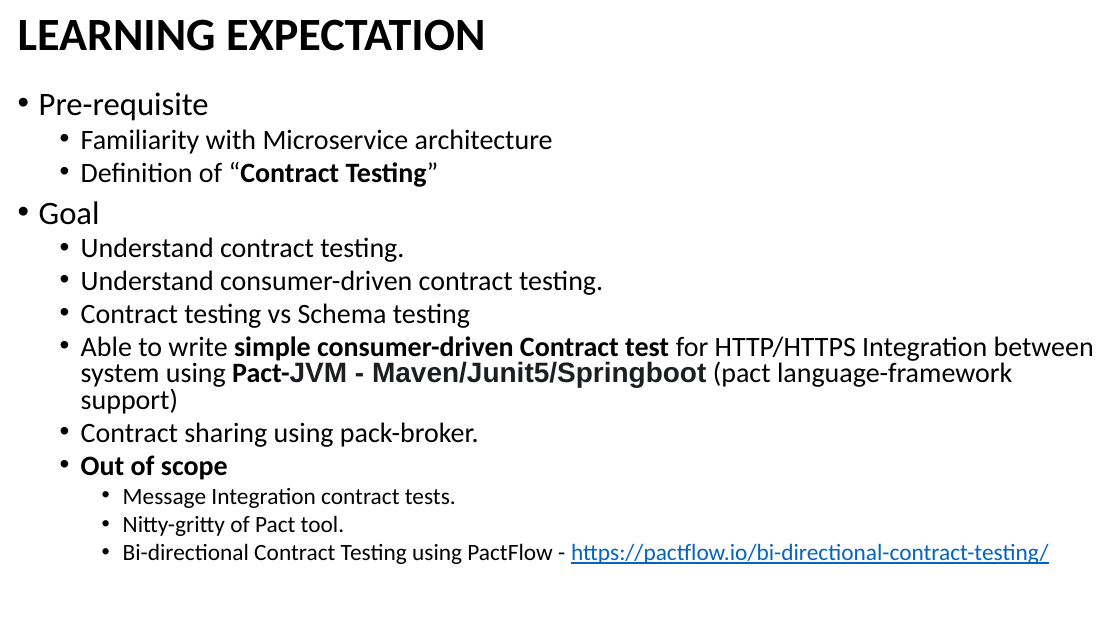
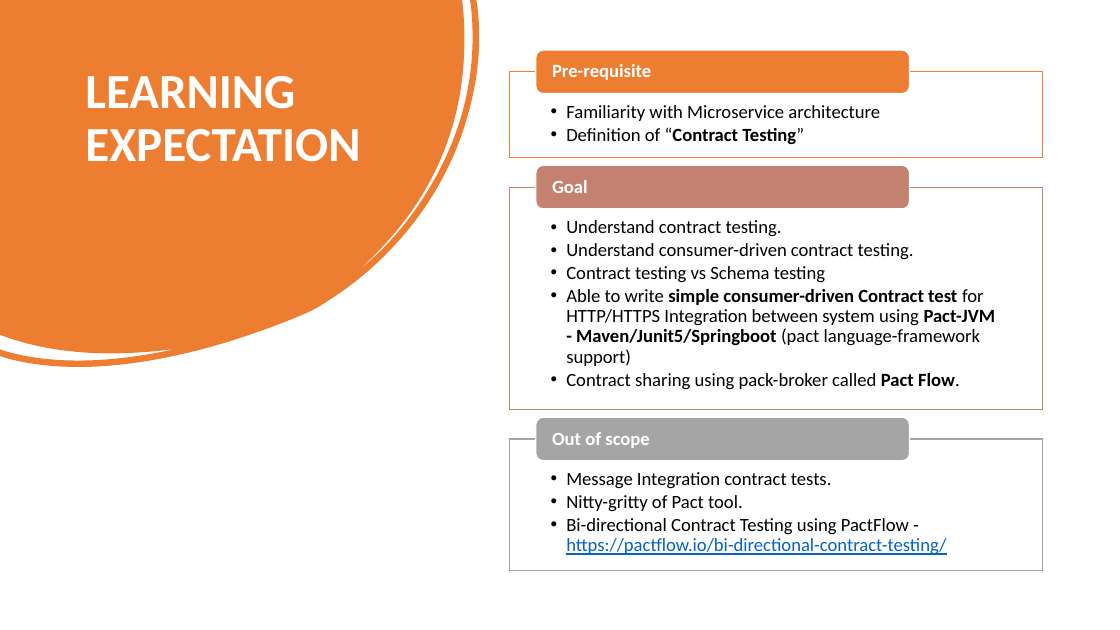
Before and after one commit to Kiranmoy/SpringBootRestService, a slide deck: slide 2 of setup-guide/Hands-on Pact.pptx. Drawn at 1120x630 pixels with LibreOffice and Linux fonts; fonts in the diff are those of the drawing. Boxes give left, top, right and bottom in pixels: in the first picture for what was removed or moved away, otherwise in the second. Text is boxed around its words. In the diff, an @@ line names an element or a change of style, - is before the commit and + after.

Commit message:
finalized PPT design and completed session 1 & 2 slides

```diff
--- a/setup-guide/Hands-on Pact.pptx
+++ b/setup-guide/Hands-on Pact.pptx
@@ freeform shape added at box(0, 0, 480, 367), fill #ED7D31 @@
@@ title "LEARNING EXPECTATION": place and size @@
-title "LEARNING EXPECTATION" at box(18, 19, 485, 51)
+title "LEARNING EXPECTATION" at box(85, 76, 360, 162)
@@ title "LEARNING EXPECTATION" at box(85, 76, 360, 162): size 39.6 to 42 pt, text colour #000000 to #FFFFFF; vertical alignment middle to top @@
@@ text removed at box(39, 92, 1094, 564) @@
-• Pre-requisite
-  • Familiarity with Microservice architecture
-  • Definition of “Contract Testing”
-• Goal
-  • Understand contract testing.
-  • Understand consumer-driven contract testing.
-  • Contract testing vs Schema testing
-  • Able to write simple consumer-driven Contract test for HTTP/HTTPS Integration between system using Pact-JVM - Maven/Junit5/Springboot (pact language-framework support)
-  • Contract sharing using pack-broker.
-  • Out of scope
-    • Message Integration contract tests.
-    • Nitty-gritty of Pact tool.
-    • Bi-directional Contract Testing using PactFlow - https://pactflow.io/bi-directional-contract-testing/
@@ group added at box(509, 50, 1044, 571): 6 texts, 3 rectangles, 3 rounded rectangles @@
+  • Familiarity with Microservice architecture
+  • Definition of “Contract Testing”
+Pre-requisite
+  • Understand contract testing.
+  • Understand consumer-driven contract testing.
+  • Contract testing vs Schema testing
+  • Able to write simple consumer-driven Contract test for HTTP/HTTPS Integration between system using Pact-JVM - Maven/Junit5/Springboot (pact language-framework support)
+  • Contract sharing using pack-broker called Pact Flow.
+Goal
+  • Message Integration contract tests.
+  • Nitty-gritty of Pact tool.
+  • Bi-directional Contract Testing using PactFlow - https://pactflow.io/bi-directional-contract-testing/
+Out of scope
```
Also in this commit, not shown: 9 other slides changed, 15 slides added, 2 slides removed.
